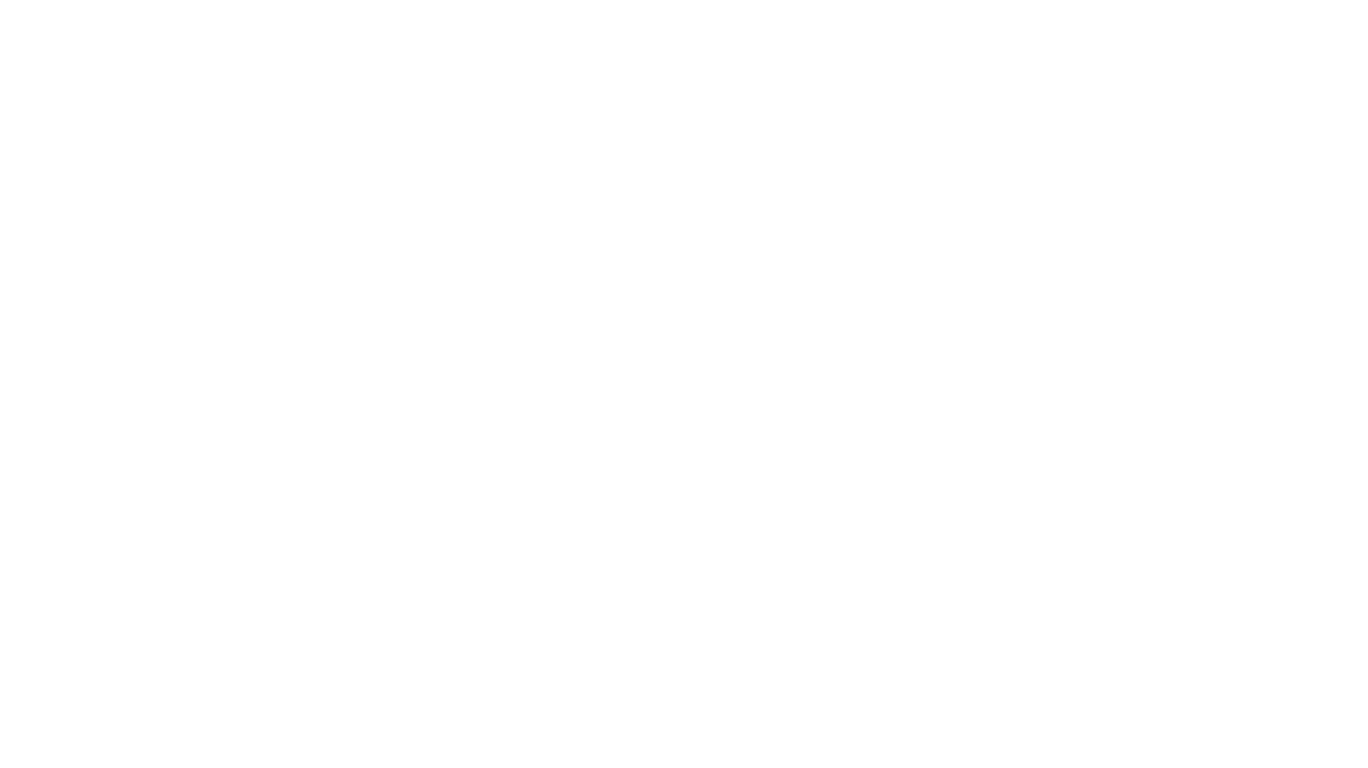
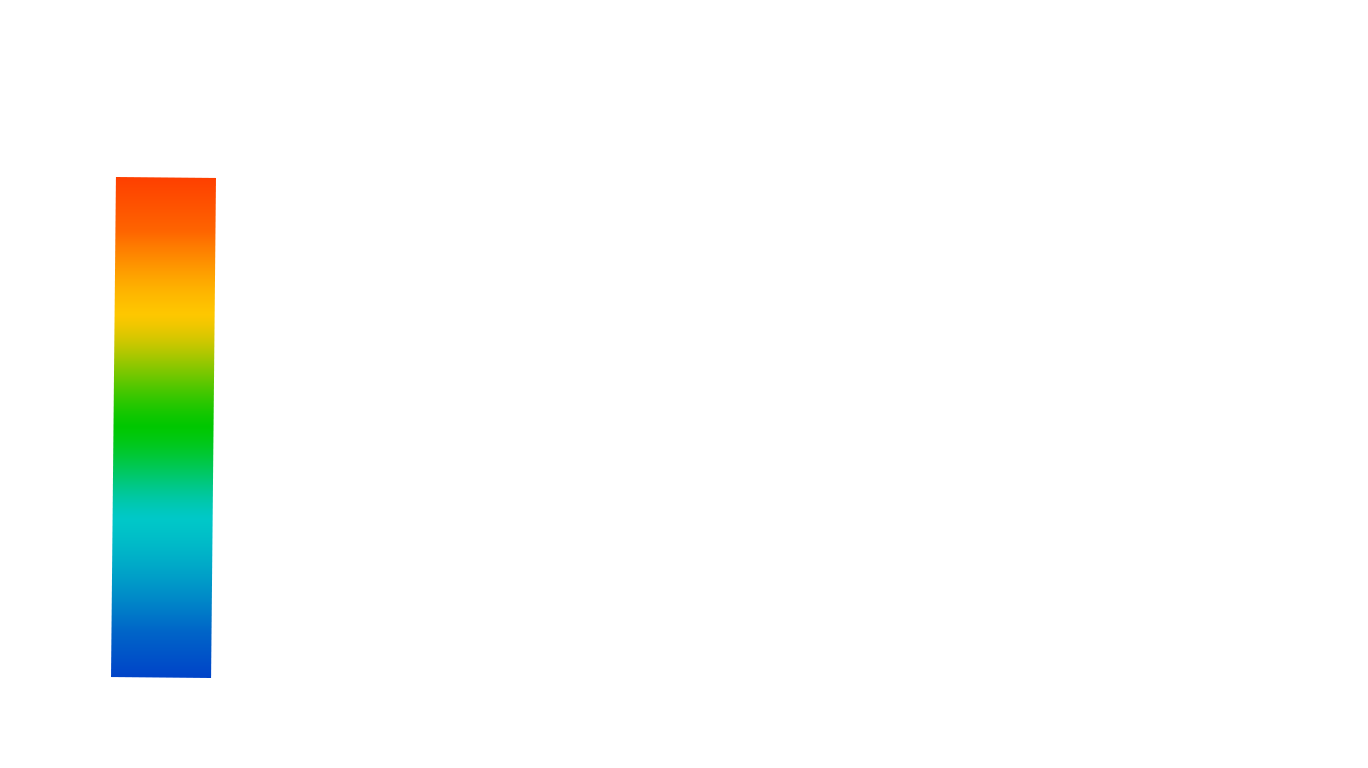
Layers edited between the first and the second 1368×768 image:
added layer "長方形 2" above "ベクトルスマートオブジェクト" over [111, 177, 216, 678]
